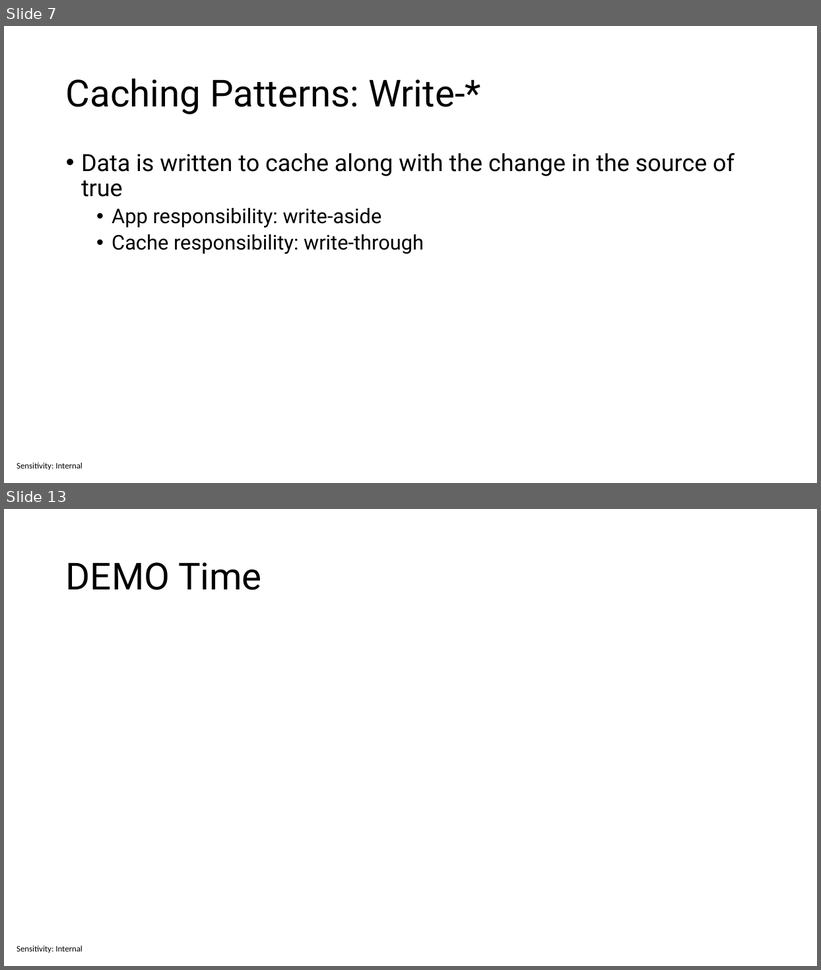
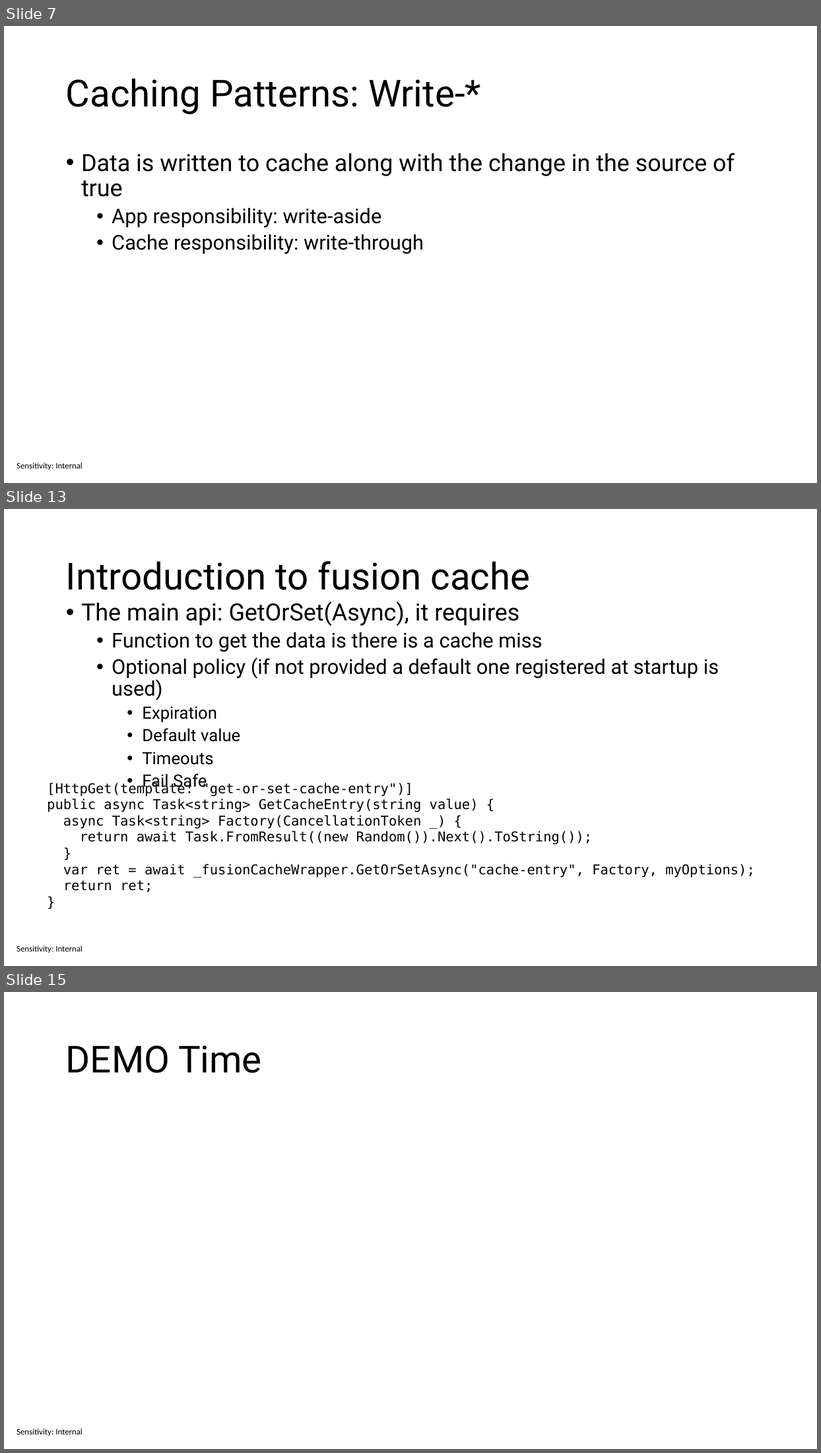
Before and after one commit to sabbadino/cache-like-a-pro-fusion-cache, a slide deck: cache-like-a-pro.pptx. Shown one above the other, each under a label of ours: slides 7 and 13 before the commit, slides 7, 13 and 15 after it; the slides between them are not shown. The pictures are 821x970 and 821x1453 pixels, drawn with LibreOffice and Linux fonts; fonts in the diff are those of the drawing. Boxes give left, top, right and bottom in pixels: in the first picture for what was removed or moved away, otherwise in the second. Text is boxed around its words. In the diff, an @@ line names an element or a change of style, - is before the commit and + after.

```diff
--- a/cache-like-a-pro.pptx
+++ b/cache-like-a-pro.pptx
@@ slide 13 added at (4, 509, 817, 966), background #FFFFFF; not listed: 1 template element that a slide beside it also shows @@
@@ title added at (66, 561, 531, 590), 44 pt, text #000000 @@
+Introduction to fusion cache
@@ text added at (81, 601, 719, 791), 24 pt, text #000000 @@
+• The main api: GetOrSet(Async), it requires
+  • Function to get the data is there is a cache miss
+  • Optional policy (if not provided a default one registered at startup is used)
+    • Expiration
+    • Default value
+    • Timeouts
+    • Fail Safe
@@ text added at (47, 782, 755, 892), 16 pt, text #000000 @@
+[HttpGet(template: "get-or-set-cache-entry")]
+public async Task<string> GetCacheEntry(string value) {
+async Task<string> Factory(CancellationToken _) {
+return await Task.FromResult((new Random()).Next().ToString());
+}
+var ret = await _fusionCacheWrapper.GetOrSetAsync("cache-entry", Factory, myOptions);
+return ret;
+}
@@ what was slide 13 is now slide 15 @@
```
Also in this commit, not shown: 7 slides changed, 1 other slide added.
